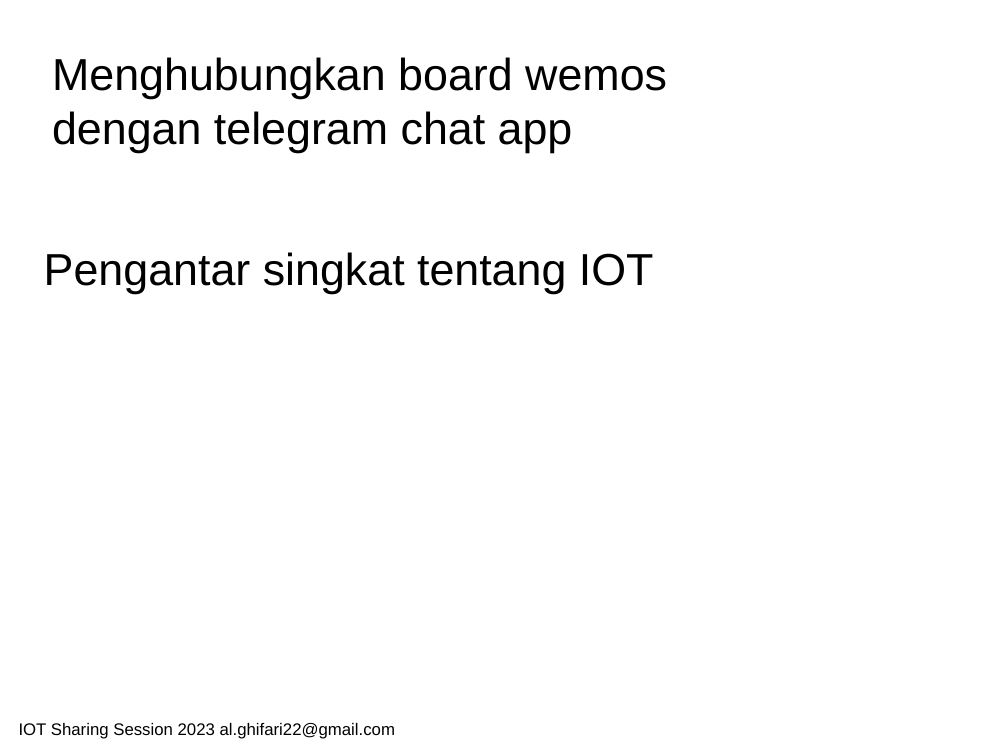
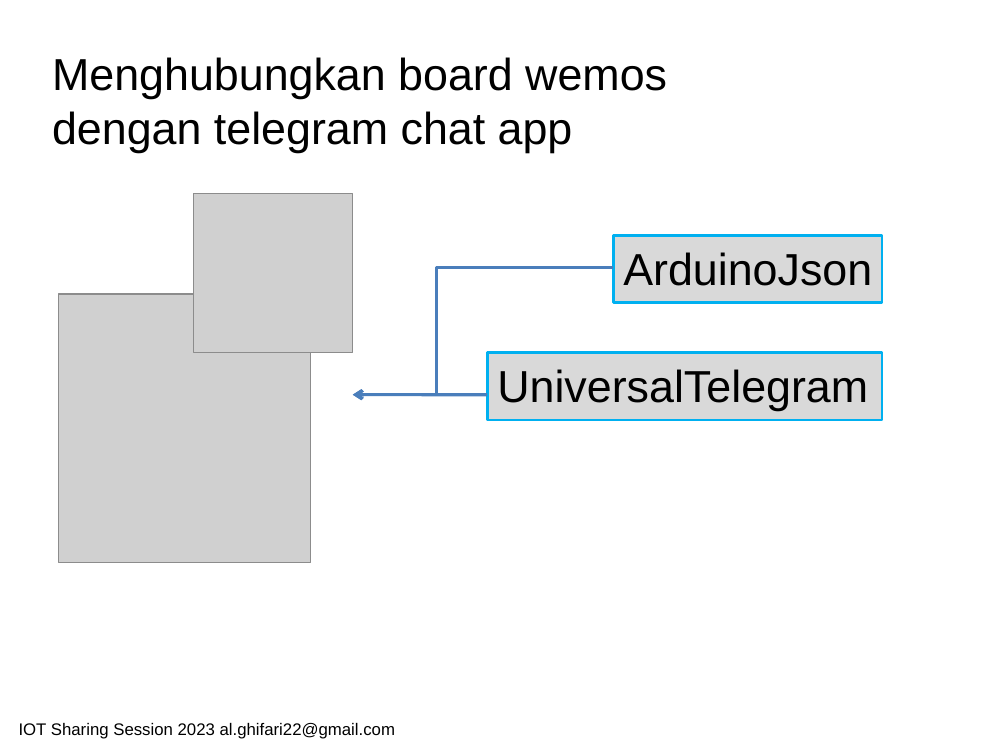
Before and after one commit to bangjii/IOT-Sharing-Telegram-Chatbot, a slide deck: slide 13 of IOT Sharing Session 2023 - Hudzaifah.pptx (slide 9 before the commit). Drawn at 1008x756 pixels with LibreOffice and Linux fonts; fonts in the diff are those of the drawing; grey boxes stand for pictures. Boxes give left, top, right and bottom in pixels: in the first picture for what was removed or moved away, otherwise in the second. Text is boxed around its words. In the diff, an @@ line names an element or a change of style, - is before the commit and + after.

```diff
--- a/IOT Sharing Session 2023 - Hudzaifah.pptx
+++ b/IOT Sharing Session 2023 - Hudzaifah.pptx
@@ picture added at box(194, 194, 353, 353) @@
@@ rectangle added at box(613, 235, 882, 302), fill #D9D9D9, outline #00B0F0 2 pt @@
@@ text removed at box(44, 252, 654, 293) @@
-Pengantar singkat tentang IOT
@@ elbow arrow added from (613, 267) to (353, 395), #4B7EBC 2.25 pt @@
@@ text added at box(623, 252, 872, 286), 32 pt, text #000000 @@
+ArduinoJson
@@ picture added at box(59, 294, 311, 563) @@
@@ rectangle added at box(487, 353, 882, 420), fill #D9D9D9, outline #00B0F0 2 pt @@
@@ text added at box(497, 369, 868, 411), 32 pt, text #000000 @@
+UniversalTelegram
@@ arrow added from (487, 395) to (353, 394), #4B7EBC 2.25 pt @@
```
Also in this commit, not shown: 3 other slides changed, 10 slides added, 1 slide removed.
